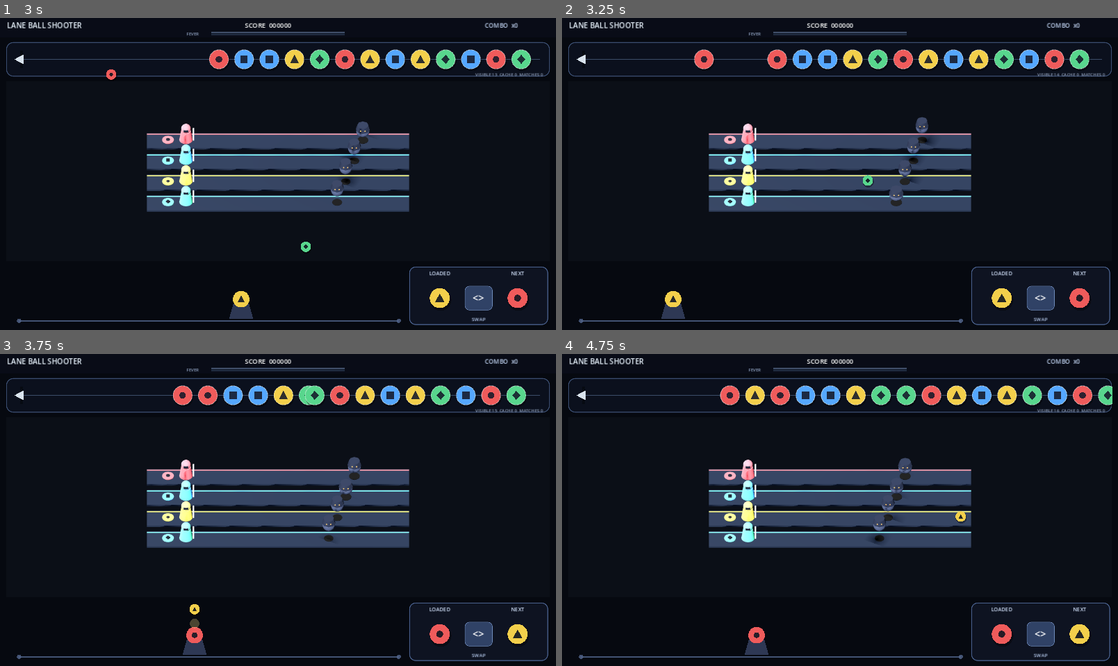
Above: before the commit, frames 1-4 (two rows, left to right).
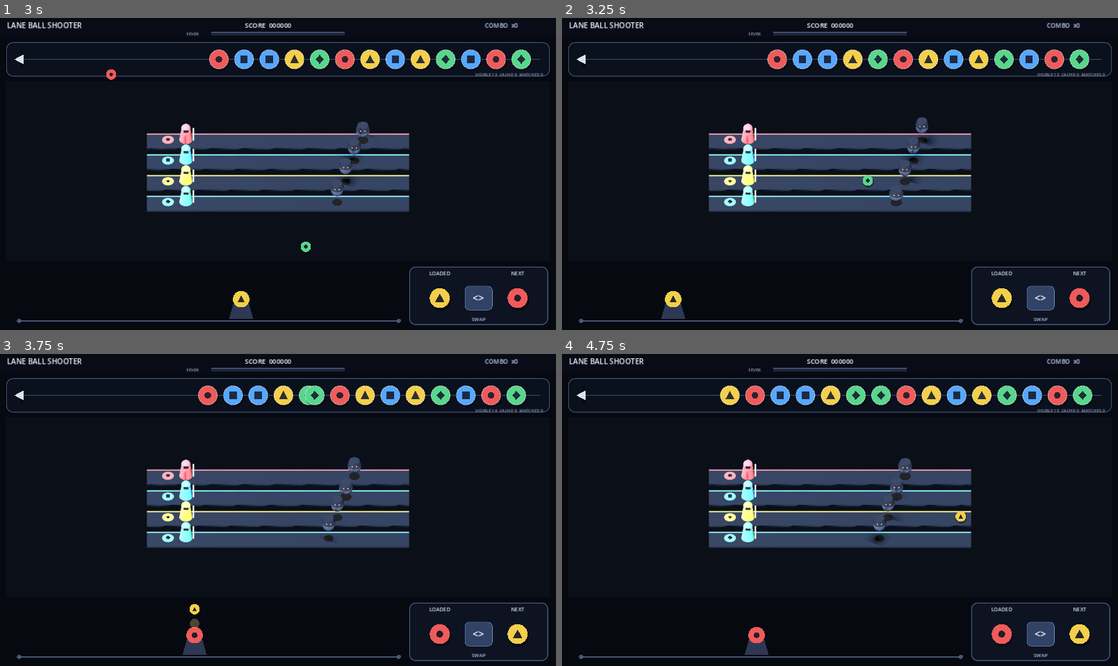
Above: after the commit, the same moments.

Repository: Shikirashi/lane-ball-shooter
Game: Godot game, scene res://scenes/main.tscn
Two runs of this game, one before a commit and one after it. Both use one fixed random seed, a clock stepped at 60 frames per second and the inputs below.
Inputs (mouse positions are in pixels of both pictures, inside the frame that each line leads up to):
- Up to frame 1 (3 s): tap Enter at 0.5 s; drag from (478, 295) to (333, 105) at 0.52 s; drag from (444, 220) to (250, 236) at 1.27 s; move the mouse to (111, 127) at 2.02 s; click (111, 127) at 2.17 s; drag from (305, 174) to (111, 127) at 2.77 s
- Up to frame 2 (3.25 s): no input
- Up to frame 3 (3.75 s): move the mouse to (194, 432) at 3.52 s; click (194, 432) at 3.67 s
- Up to frame 4 (4.75 s): tap Space at 3.77 s; drag from (962, 494) to (756, 432) at 4.27 s

Frame 1 is identical in both runs. In frame 2, 0.2% of the frame differs, in the area x 23-90%, y 10-19%; in frame 3, 0.2%; in frame 4, 2.1%, in the area x 28-99%, y 10-19%.

Commit message:
Fix P002 shot contact and recycled gaps

Diff:
--- a/scripts/chain_model.gd
+++ b/scripts/chain_model.gd
@@ -13,6 +13,9 @@
 const DEFAULT_MAX_AUTO_POPULATION := 24
 const MATCH_SIZE := 3
 const GAP_CLOSE_SPEED := 420.0
+const DEFAULT_SHOT_RADIUS := 12.0
+const RETURN_CATCHUP_SPEED := 120.0
+const ADJACENCY_GAP_FACTOR := 1.25
 const SEED_PATTERN: Array[int] = [
 	TeamData.Identity.RED,
 	TeamData.Identity.BLUE,
@@ -58,6 +61,10 @@
 		var ball := balls[index]
 		ball.x -= travel
 		ball.display_x -= travel
+		balls[index] = ball
+	_close_disconnected_gaps(maxf(delta, 0.0))
+	for index in range(balls.size()):
+		var ball := balls[index]
 		ball.display_x = move_toward(float(ball.display_x), float(ball.x), GAP_CLOSE_SPEED * maxf(delta, 0.0))
 		balls[index] = ball
 
@@ -71,29 +78,15 @@
 	if travel > 0.0 or rolled_off:
 		state_changed.emit()
 
-func insert_shot(identity: int, impact_x: float) -> int:
-	if balls.is_empty():
-		var empty_ball := _make_ball(identity, clampf(impact_x, radius, lane_width - radius))
-		balls.append(empty_ball)
-		state_changed.emit()
-		_resolve_inserted_match(0)
-		return int(empty_ball.uid)
-
-	var insert_index := _nearest_gap_index(impact_x)
-	var logical_x: float
-	if insert_index == 0:
-		logical_x = float(balls[0].x) - spacing
-	elif insert_index == balls.size():
-		logical_x = float(balls[-1].x) + spacing
-	else:
-		logical_x = float(balls[insert_index - 1].x) + spacing
-		_shift_logical_positions(insert_index, spacing)
-
-	var inserted := _make_ball(identity, logical_x, impact_x)
-	balls.insert(insert_index, inserted)
-	state_changed.emit()
-	_resolve_inserted_match(insert_index)
-	return int(inserted.uid)
+## Returns true only when the projectile horizontally overlaps a rendered chain ball.
+## The tolerance is the chain-ball radius plus the projectile's visual radius.
+func try_insert_shot(identity: int, impact_x: float, shot_radius := DEFAULT_SHOT_RADIUS) -> bool:
+	var contact_index := _find_contact_index(impact_x, radius + maxf(shot_radius, 0.0))
+	if contact_index < 0:
+		return false
+	var insert_after := impact_x >= float(balls[contact_index].display_x)
+	_insert_beside_contact(identity, contact_index, insert_after, impact_x)
+	return true
 
 func return_cached(requested_count: int = -1) -> int:
 	var count := cache_return_batch if requested_count < 0 else requested_count
@@ -131,19 +124,46 @@
 		result.append(int(ball.identity))
 	return result
 
-func _nearest_gap_index(impact_x: float) -> int:
-	var best_index := 0
-	var best_distance := absf(impact_x - (float(balls[0].x) - spacing * 0.5))
-	for index in range(1, balls.size()):
-		var gap_x := (float(balls[index - 1].x) + float(balls[index].x)) * 0.5
-		var distance := absf(impact_x - gap_x)
-		if distance < best_distance:
-			best_distance = distance
-			best_index = index
-	var end_distance := absf(impact_x - (float(balls[-1].x) + spacing * 0.5))
-	if end_distance < best_distance:
-		best_index = balls.size()
-	return best_index
+func _find_contact_index(impact_x: float, tolerance: float) -> int:
+	var closest_index := -1
+	var closest_distance := INF
+	for index in range(balls.size()):
+		var distance := absf(impact_x - float(balls[index].display_x))
+		if distance <= tolerance and distance < closest_distance:
+			closest_index = index
+			closest_distance = distance
+	return closest_index
+
+func _insert_beside_contact(identity: int, contact_index: int, insert_after: bool, impact_x: float) -> void:
+	var insert_index := contact_index + 1 if insert_after else contact_index
+	var logical_x: float
+	if insert_after:
+		logical_x = float(balls[contact_index].x) + spacing
+		if contact_index + 1 < balls.size():
+			var next_segment_end := _connected_segment_end(contact_index + 1)
+			if _are_adjacent(contact_index, contact_index + 1):
+				_shift_logical_positions(contact_index + 1, next_segment_end, spacing)
+			else:
+				var gap_to_next := float(balls[contact_index + 1].x) - float(balls[contact_index].x)
+				if gap_to_next < spacing * 2.0:
+					_shift_logical_positions(contact_index + 1, next_segment_end, spacing * 2.0 - gap_to_next)
+	else:
+		logical_x = float(balls[contact_index].x) - spacing
+		if contact_index > 0:
+			var current_segment_end := _connected_segment_end(contact_index)
+			if _are_adjacent(contact_index - 1, contact_index):
+				logical_x = float(balls[contact_index].x)
+				_shift_logical_positions(contact_index, current_segment_end, spacing)
+			else:
+				var gap_from_previous := float(balls[contact_index].x) - float(balls[contact_index - 1].x)
+				if gap_from_previous < spacing * 2.0:
+					var required_shift := spacing * 2.0 - gap_from_previous
+					logical_x += required_shift
+					_shift_logical_positions(contact_index, current_segment_end, required_shift)
+
+	balls.insert(insert_index, _make_ball(identity, logical_x, impact_x))
+	state_changed.emit()
+	_resolve_inserted_match(insert_index)
 
 func _resolve_inserted_match(insert_index: int) -> void:
 	if insert_index < 0 or insert_index >= balls.size():
@@ -158,7 +178,7 @@
 	return_requests += cache_return_batch
 
 	while boundary > 0 and boundary < balls.size():
-		if int(balls[boundary - 1].identity) != int(balls[boundary].identity):
+		if not _are_adjacent(boundary - 1, boundary) or int(balls[boundary - 1].identity) != int(balls[boundary].identity):
 			break
 		var cascade := _group_at(boundary)
 		if int(cascade.size) < MATCH_SIZE:
@@ -176,27 +196,56 @@
 	var identity := int(balls[index].identity)
 	var start := index
 	var end := index
-	while start > 0 and int(balls[start - 1].identity) == identity:
+	while start > 0 and _are_adjacent(start - 1, start) and int(balls[start - 1].identity) == identity:
 		start -= 1
-	while end + 1 < balls.size() and int(balls[end + 1].identity) == identity:
+	while end + 1 < balls.size() and _are_adjacent(end, end + 1) and int(balls[end + 1].identity) == identity:
 		end += 1
 	return {"start": start, "size": end - start + 1, "identity": identity}
 
 func _remove_group(start: int, count: int, identity: int) -> void:
+	var connected_end := _connected_segment_end(start)
 	for unused in range(count):
 		balls.remove_at(start)
-	_shift_logical_positions(start, -spacing * count)
+	var remaining_segment_end := connected_end - count
+	if start <= remaining_segment_end:
+		_shift_logical_positions(start, remaining_segment_end, -spacing * count)
 	total_match_events += 1
 	last_match_identity = identity
 	last_match_size = count
 	event_log.append({"identity": identity, "size": count})
 	match_completed.emit(identity, count)
 
-func _shift_logical_positions(from_index: int, amount: float) -> void:
-	for index in range(from_index, balls.size()):
+func _shift_logical_positions(from_index: int, through_index: int, amount: float) -> void:
+	for index in range(from_index, mini(through_index + 1, balls.size())):
 		var ball := balls[index]
 		ball.x += amount
 		balls[index] = ball
+
+func _are_adjacent(left_index: int, right_index: int) -> bool:
+	if left_index < 0 or right_index >= balls.size() or right_index != left_index + 1:
+		return false
+	var gap := float(balls[right_index].x) - float(balls[left_index].x)
+	return gap >= 0.0 and gap <= spacing * ADJACENCY_GAP_FACTOR
+
+func _connected_segment_end(start_index: int) -> int:
+	var result := start_index
+	while result + 1 < balls.size() and _are_adjacent(result, result + 1):
+		result += 1
+	return result
+
+func _close_disconnected_gaps(delta: float) -> void:
+	if delta <= 0.0:
+		return
+	for boundary in range(1, balls.size()):
+		var gap := float(balls[boundary].x) - float(balls[boundary - 1].x)
+		if gap <= spacing:
+			continue
+		var catchup := minf(RETURN_CATCHUP_SPEED * delta, gap - spacing)
+		for index in range(boundary, balls.size()):
+			var ball := balls[index]
+			ball.x -= catchup
+			ball.display_x -= catchup
+			balls[index] = ball
 
 func _append_on_right(identity: int) -> void:
 	var spawn_x := lane_width - radius
--- a/scripts/main.gd
+++ b/scripts/main.gd
@@ -78,7 +78,7 @@
 	_magazine_view.set_identities(loaded, next_value)
 
 func _on_shot_reached_lane(identity: int, screen_x: float) -> void:
-	_chain_model.insert_shot(identity, screen_x - _chain_view.position.x)
+	_chain_model.try_insert_shot(identity, screen_x - _chain_view.position.x)
 
 func _build_scene() -> void:
 	_background = ColorRect.new()
--- a/tests/p002_logic_test.gd
+++ b/tests/p002_logic_test.gd
@@ -19,6 +19,8 @@
 	_test_fifo_rollover_and_partial_return()
 	_test_empty_recovery()
 	_test_continuous_identity_motion()
+	_test_shot_contact_guard()
+	_test_recycled_gap_adjacency()
 	await _test_shot_pipeline()
 	_finish()
 
@@ -44,10 +46,11 @@
 	var reds: Array[int] = [TeamData.Identity.RED]
 	var cached: Array[int] = [TeamData.Identity.GREEN]
 	model.set_test_state(reds, 100.0, cached)
-	model.insert_shot(TeamData.Identity.RED, 129.0)
+	model.try_insert_shot(TeamData.Identity.RED, 110.0)
 	_check(model.identities() == [TeamData.Identity.RED, TeamData.Identity.RED], "two adjacent balls remain")
 	_check(model.total_match_events == 0, "two adjacent balls emit no match")
-	model.insert_shot(TeamData.Identity.RED, 187.0)
+	model.advance(0.2)
+	model.try_insert_shot(TeamData.Identity.RED, float(model.balls[-1].display_x) + 10.0)
 	_check(model.total_match_events == 1, "inserted third emits one match")
 	_check(model.last_match_identity == TeamData.Identity.RED and model.last_match_size == 3, "three-ball event reports identity and actual size")
 	_check(model.identities() == [TeamData.Identity.GREEN], "match returns cached ball without fabricating survivors")
@@ -57,7 +60,7 @@
 	var identities: Array[int] = [TeamData.Identity.BLUE, TeamData.Identity.BLUE, TeamData.Identity.BLUE]
 	var cached: Array[int] = [TeamData.Identity.YELLOW]
 	model.set_test_state(identities, 100.0, cached)
-	model.insert_shot(TeamData.Identity.BLUE, 303.0)
+	model.try_insert_shot(TeamData.Identity.BLUE, 226.0)
 	_check(model.total_match_events == 1, "four-ball group is one event")
 	_check(model.event_log.size() == 1 and int(model.event_log[0].size) == 4, "large group reports four removed")
 
@@ -74,7 +77,7 @@
 		TeamData.Identity.BLUE,
 	]
 	model.set_test_state(identities)
-	model.insert_shot(TeamData.Identity.RED, 303.0)
+	model.try_insert_shot(TeamData.Identity.RED, 284.0)
 	_check(model.event_log.size() == 2, "insertion and gap closure produce two distinct events")
 	if model.event_log.size() == 2:
 		_check(int(model.event_log[0].identity) == TeamData.Identity.RED and int(model.event_log[0].size) == 3, "inserted red group resolves first")
@@ -123,6 +126,44 @@
 		_check(int(model.balls[index].identity) == int(before[index].identity), "moving ball keeps identity at index %d" % index)
 		_check(is_equal_approx(float(model.balls[index].x), float(before[index].x) - model.speed * 0.25), "moving ball advances continuously at index %d" % index)
 
+func _test_shot_contact_guard() -> void:
+	var model := ChainModel.new()
+	var identities: Array[int] = [TeamData.Identity.BLUE, TeamData.Identity.GREEN]
+	model.set_test_state(identities, 900.0)
+	var before_ids := model.identities()
+	var before_cache := model.cache.duplicate()
+	_check(not model.try_insert_shot(TeamData.Identity.RED, 100.0), "far-left shot misses far-right train")
+	_check(model.identities() == before_ids and model.cache == before_cache, "miss leaves chain and cache unchanged")
+	_check(model.total_match_events == 0, "miss emits no match event")
+	_check(model.try_insert_shot(TeamData.Identity.RED, 910.0), "shot within combined radii contacts a ball")
+	_check(model.balls.size() == 3, "legitimate contact inserts exactly once")
+
+	model.set_test_state(identities, 700.0)
+	model.advance(0.5)
+	var moving_contact_x := float(model.balls[0].display_x) + 8.0
+	_check(model.try_insert_shot(TeamData.Identity.RED, moving_contact_x), "shot contacts train at its updated moving position")
+	_check(model.balls.size() == 3, "moving-train contact inserts exactly once")
+
+func _test_recycled_gap_adjacency() -> void:
+	var model := ChainModel.new()
+	var tail: Array[int] = [TeamData.Identity.RED, TeamData.Identity.RED]
+	var cached: Array[int] = [TeamData.Identity.RED, TeamData.Identity.GREEN, TeamData.Identity.BLUE]
+	model.set_test_state(tail, 500.0, cached)
+	model.return_cached(3)
+	_check(model.identities().slice(-3) == cached, "recycled RED, GREEN, BLUE retain left-to-right FIFO order")
+	var initial_gap := float(model.balls[2].x) - float(model.balls[1].x)
+	_check(initial_gap > model.spacing * ChainModel.ADJACENCY_GAP_FACTOR, "returned batch starts physically disconnected at right boundary")
+	_check(model.try_insert_shot(TeamData.Identity.RED, float(model.balls[2].display_x)), "shot can contact returned right-side segment")
+	_check(model.total_match_events == 0, "same colors across recycled wide gap do not match")
+	_check(model.identities().slice(0, 4) == [TeamData.Identity.RED, TeamData.Identity.RED, TeamData.Identity.RED, TeamData.Identity.RED], "disconnected same-color runs remain ordered")
+
+	model.advance(6.0)
+	var connected_gap := float(model.balls[2].x) - float(model.balls[1].x)
+	_check(is_equal_approx(connected_gap, model.spacing), "returned segment catches up without overlap or teleport")
+	var rightmost_red_index := 3
+	_check(model.try_insert_shot(TeamData.Identity.RED, float(model.balls[rightmost_red_index].display_x) + 8.0), "shot inserts after recycled segment reconnects")
+	_check(model.total_match_events == 1 and model.last_match_size == 5, "reconnected physical run matches with true size")
+
 func _test_shot_pipeline() -> void:
 	var packed: PackedScene = load("res://scenes/main.tscn")
 	var main := packed.instantiate()
@@ -133,7 +174,7 @@
 	var shooter: ShooterView = main.get("_shooter_view")
 	var magazine: MagazineState = main.get("_magazine")
 	var safe_chain: Array[int] = [TeamData.Identity.BLUE, TeamData.Identity.GREEN, TeamData.Identity.YELLOW]
-	model.set_test_state(safe_chain, 220.0)
+	model.set_test_state(safe_chain, 1000.0)
 	var before_count := model.balls.size()
 	var fired_identity := magazine.loaded_identity
 	var expected_loaded := magazine.next_identity
@@ -143,8 +184,19 @@
 	_check(shooter.get("_shots").size() == 1 and int(shooter.get("_shots")[0].identity) == fired_identity, "projectile locks fired identity")
 	shooter._process(1.0)
 	_check(shooter.get("_shots").is_empty(), "projectile is consumed at lane crossing")
-	_check(model.balls.size() == before_count + 1, "lane crossing inserts exactly one ball")
-	_check(model.identities().count(fired_identity) == 1, "inserted ball retains projectile identity")
+	_check(model.balls.size() == before_count, "far shot misses without changing chain")
+	_check(model.total_match_events == 0 and model.cache.is_empty(), "miss changes neither matches nor cache")
+	_check(magazine.loaded_identity == expected_loaded, "miss does not refund or consume magazine twice")
+
+	model.set_test_state(safe_chain, 860.0)
+	main.set("_cooldown_remaining", 0.0)
+	shooter.move_to(874.0)
+	var near_fired_identity := magazine.loaded_identity
+	var identity_count_before := model.identities().count(near_fired_identity)
+	main.call("_shoot")
+	shooter._process(1.0)
+	_check(model.balls.size() == safe_chain.size() + 1, "contacting lane crossing inserts exactly one ball")
+	_check(model.identities().count(near_fired_identity) == identity_count_before + 1, "contact insertion retains projectile identity")
 	main.queue_free()
 
 func _finish() -> void:
Not shown, changed: README.md
